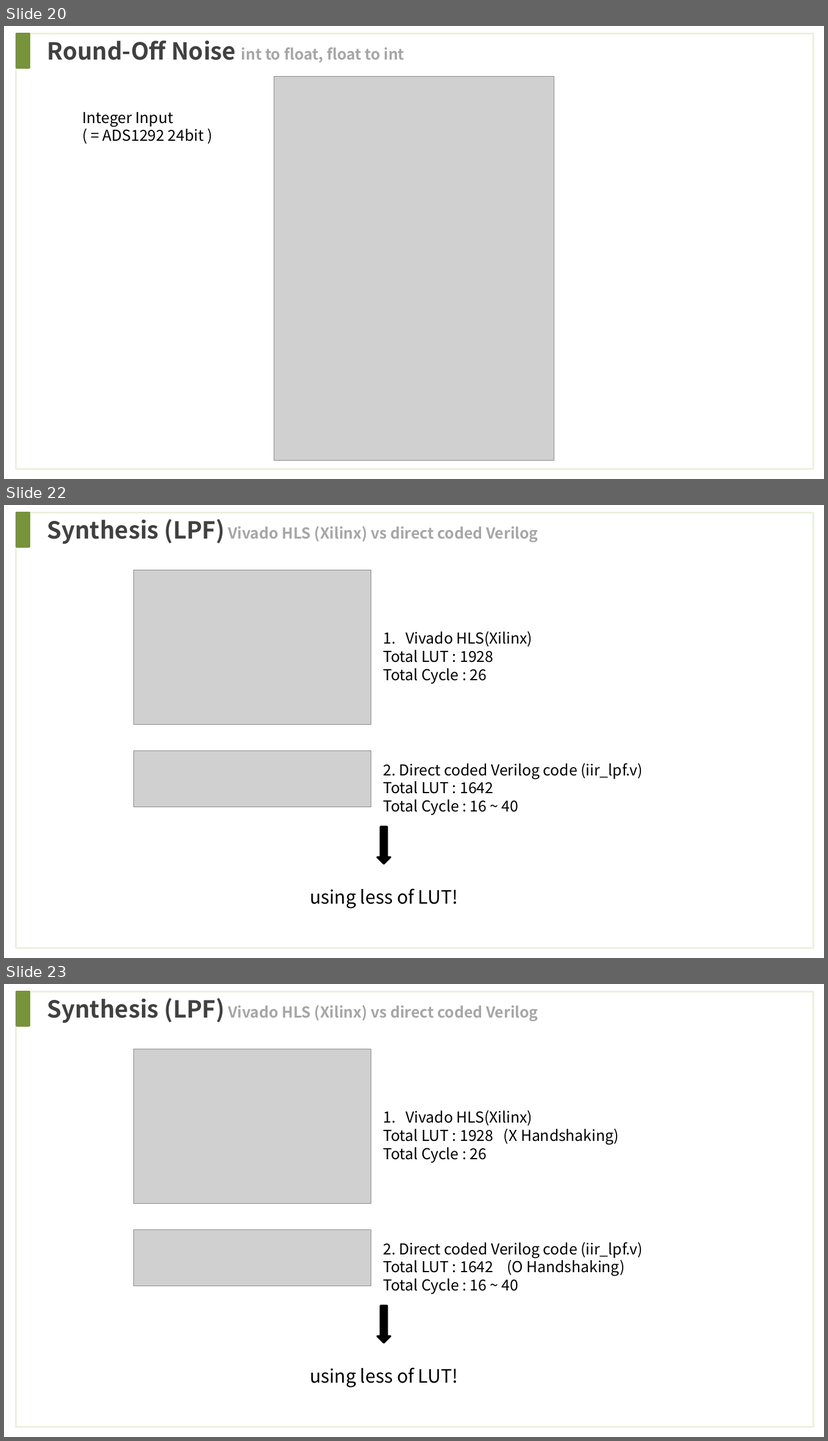
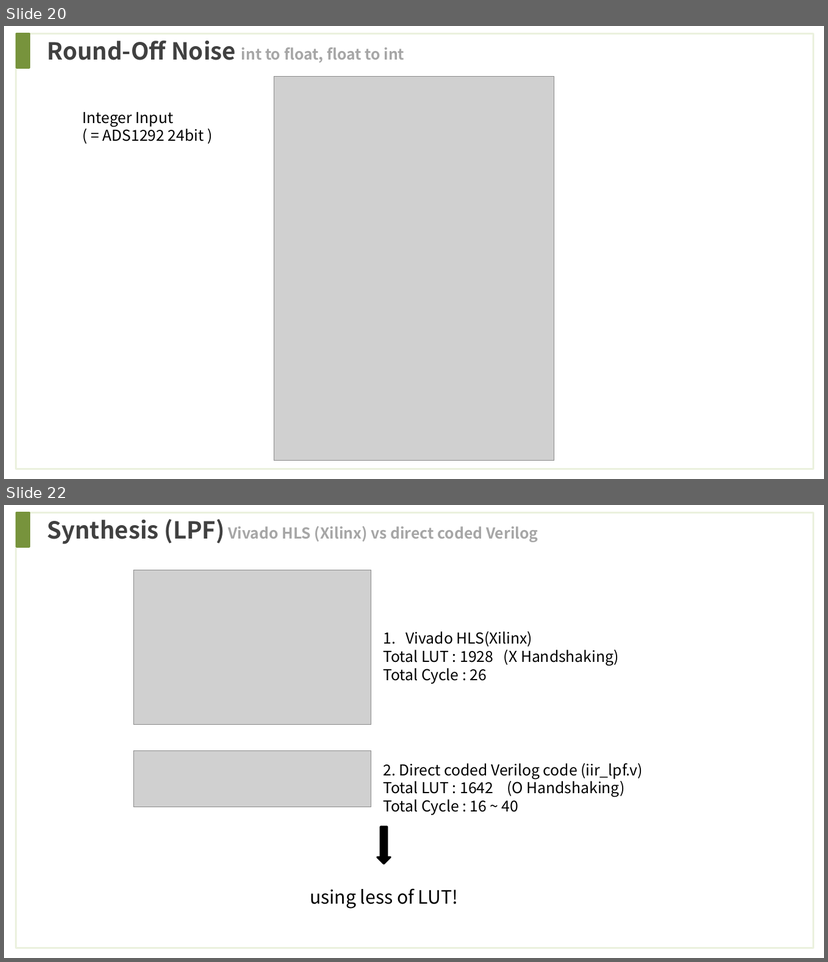
Before and after one commit to wjdwls0630/khu_sensor, a slide deck: Reference/Filter/Filter_Test.pptx. Shown one above the other, each under a label of ours: slides 20, 22 and 23 before the commit, slides 20 and 22 after it; the slides between them are not shown. The pictures are 828x1441 and 828x962 pixels, drawn with LibreOffice and Linux fonts; fonts in the diff are those of the drawing; grey boxes stand for pictures. Boxes give left, top, right and bottom in pixels: in the first picture for what was removed or moved away, otherwise in the second. Text is boxed around its words. In the diff, an @@ line names an element or a change of style, - is before the commit and + after.

```diff
--- a/Reference/Filter/Filter_Test.pptx
+++ b/Reference/Filter/Filter_Test.pptx
@@ slide 22 removed at [4,505,824,958], background #FFFFFF @@
@@ rectangle removed at [16,512,812,947] @@
@@ rectangle removed at [17,512,30,546] @@
@@ text removed at [47,519,538,544] @@
-Synthesis (LPF) Vivado HLS (Xilinx) vs direct coded Verilog
@@ picture removed at [133,570,371,725] @@
@@ text removed at [383,631,532,684] @@
-1. Vivado HLS(Xilinx)
-Total LUT : 1928
-Total Cycle : 26
@@ picture removed at [133,750,371,806] @@
@@ text removed at [383,763,642,815] @@
-2. Direct coded Verilog code (iir_lpf.v)
-Total LUT : 1642
-Total Cycle : 16 ~ 40
@@ right arrow removed at [377,826,390,863] @@
@@ text removed at [310,888,458,908] @@
-using less of LUT!
@@ what was slide 23 is now slide 22 @@
```
Also in this commit, not shown: 3 slides changed, 1 other file.
